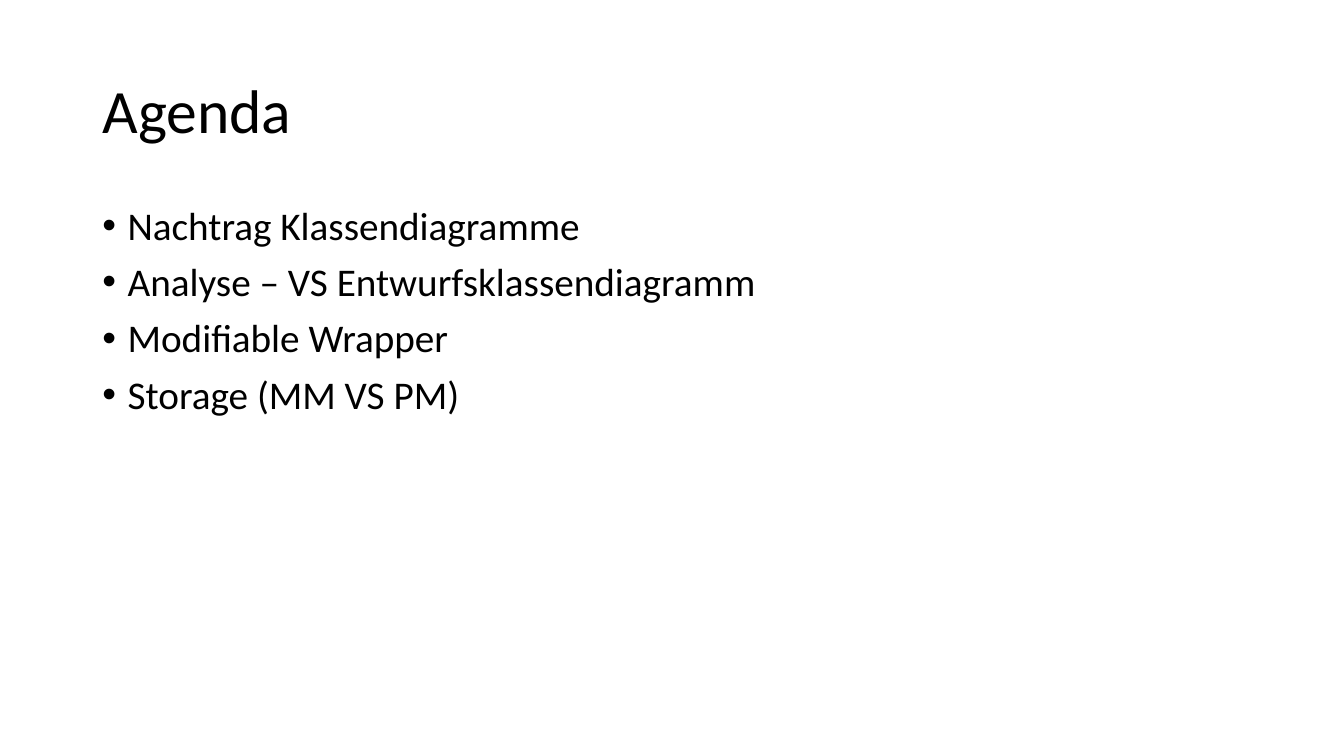
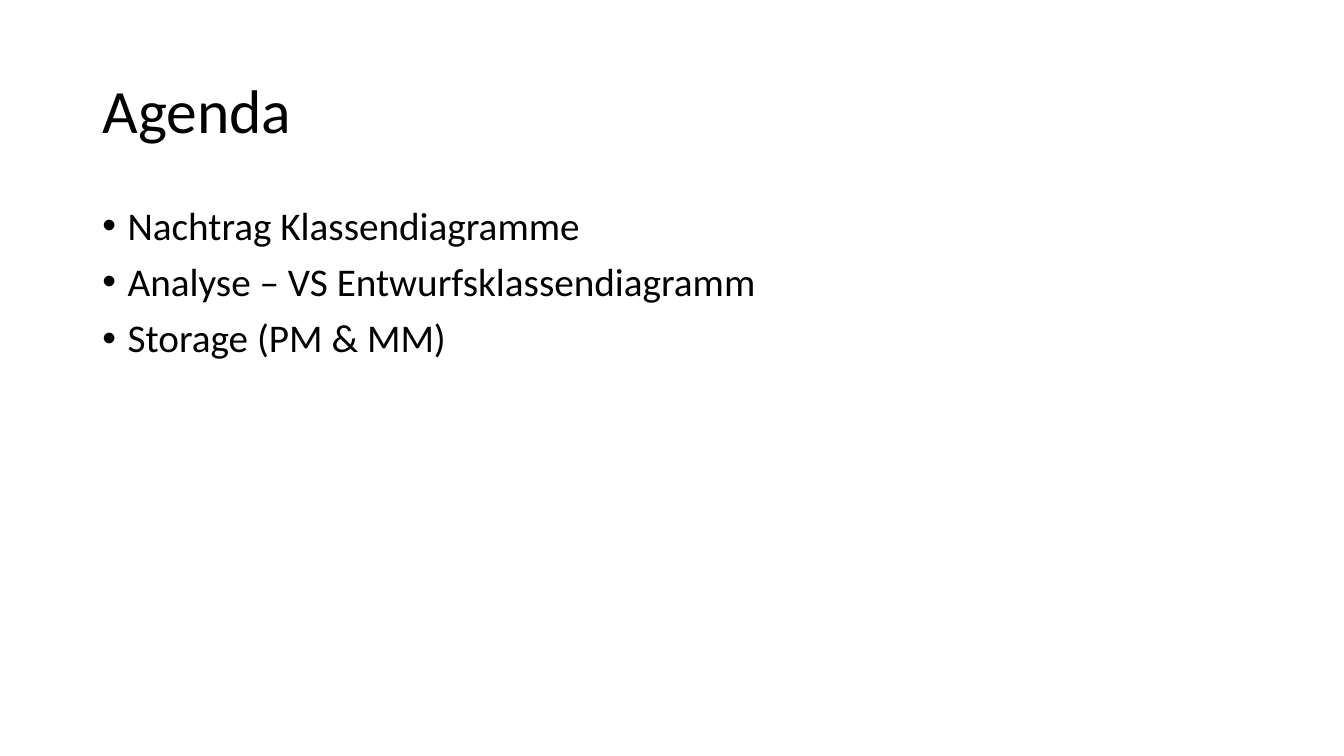
Before and after one commit to desombre/java_examples, a slide deck: slide 2 of ISW_WDH_20191211.pptx. Drawn at 1344x756 pixels with LibreOffice and Linux fonts; fonts in the diff are those of the drawing. Boxes give left, top, right and bottom in pixels: in the first picture for what was removed or moved away, otherwise in the second. Text is boxed around its words. In the diff, an @@ line names an element or a change of style, - is before the commit and + after.

```diff
--- a/ISW_WDH_20191211.pptx
+++ b/ISW_WDH_20191211.pptx
@@ text at (x1=128, y1=323, x2=446, y2=359): text changed @@
-• Modifiable Wrapper
-• Storage (MM VS PM)
+• Storage (PM & MM)
```
Also in this commit, not shown: 3 other slides changed, 5 slides added, 2 other files.
